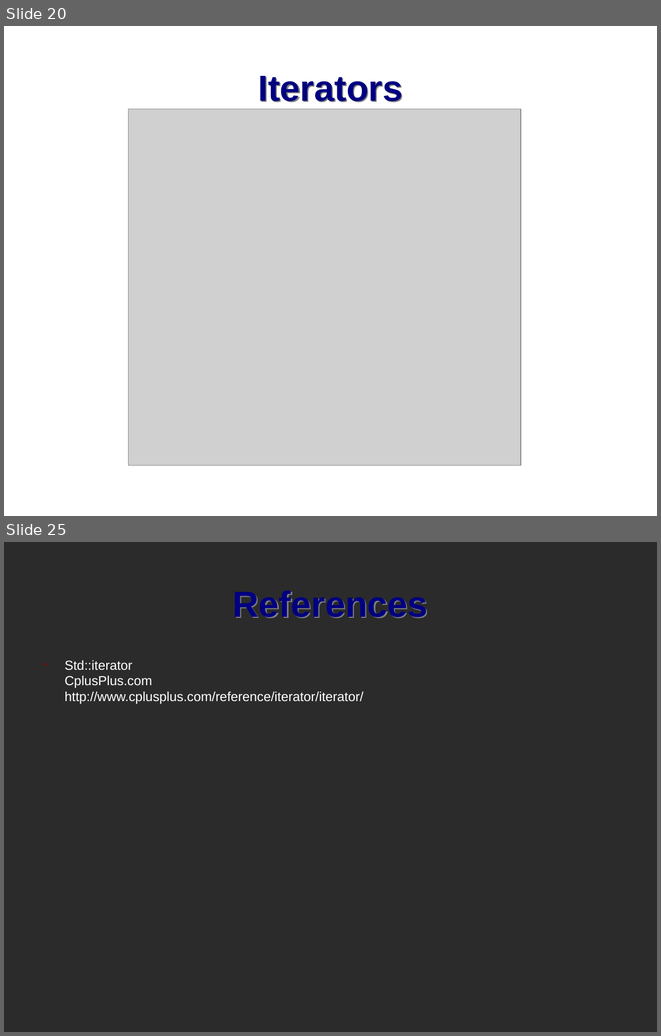
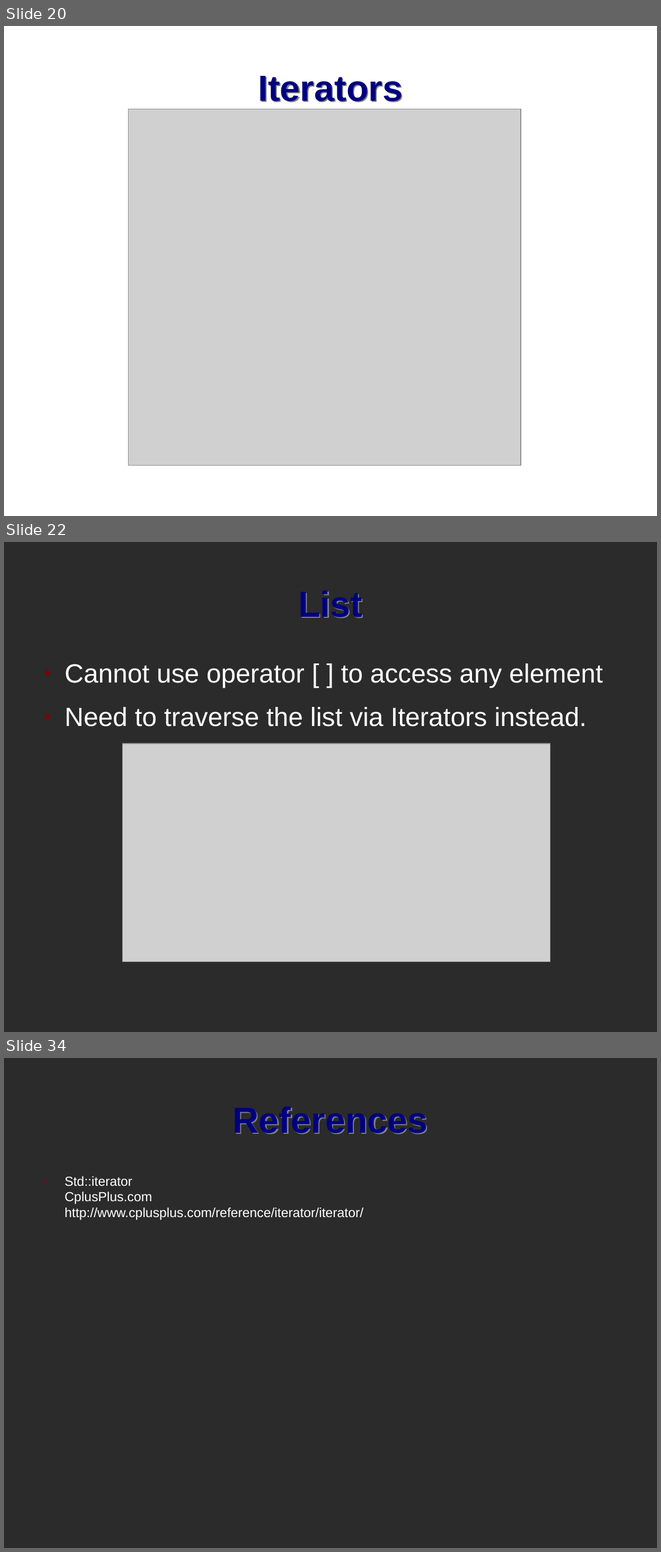
Before and after one commit to mactwist555/CPP-Course, a slide deck: Lecture/12 STL Data Structures and Iterators/1 STL Data Structures.odp. Shown one above the other, each under a label of ours: slides 20 and 25 before the commit, slides 20, 22 and 34 after it; the slides between them are not shown. The pictures are 661x1036 and 661x1552 pixels, drawn with LibreOffice and Linux fonts; fonts in the diff are those of the drawing; grey boxes stand for pictures; background and template pictures are left out; a plain dark background stands for a picture behind light text. Boxes give left, top, right and bottom in pixels: in the first picture for what was removed or moved away, otherwise in the second. Text is boxed around its words. In the diff, an @@ line names an element or a change of style, - is before the commit and + after.

```diff
--- a/Lecture/12 STL Data Structures and Iterators/1 STL Data Structures.odp
+++ b/Lecture/12 STL Data Structures and Iterators/1 STL Data Structures.odp
@@ slide 22 added at bbox=[4, 542, 657, 1032], background picture (left out) @@
@@ title added at bbox=[298, 590, 362, 618], 44 pt, text #000080, bold @@
+List
@@ text added at bbox=[64, 663, 603, 726], 32 pt, text #FFFFFF @@
+● Cannot use operator [ ] to access any element
+● Need to traverse the list via Iterators instead.
@@ picture added at bbox=[123, 743, 550, 962] @@
@@ what was slide 25 is now slide 34 @@
```
Also in this commit, not shown: 12 other slides added, 4 slides removed.
